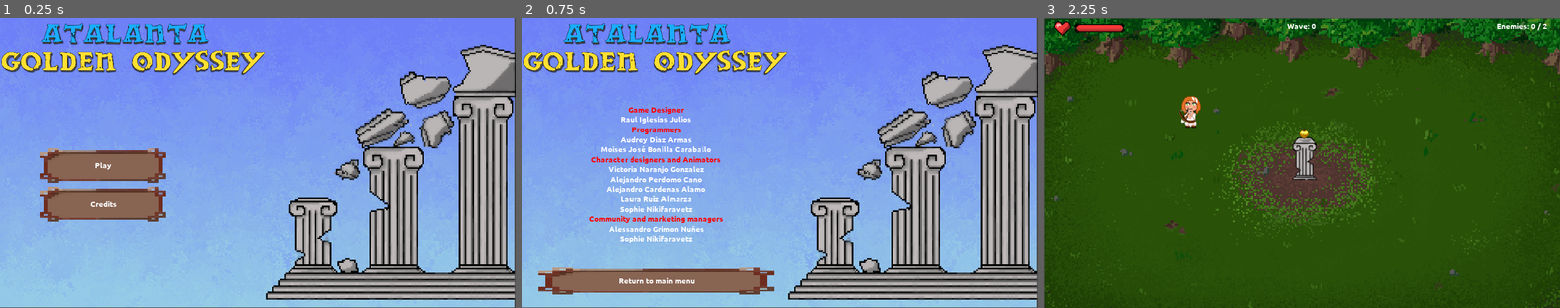
Above: before the commit, frames 1-3 (left to right).
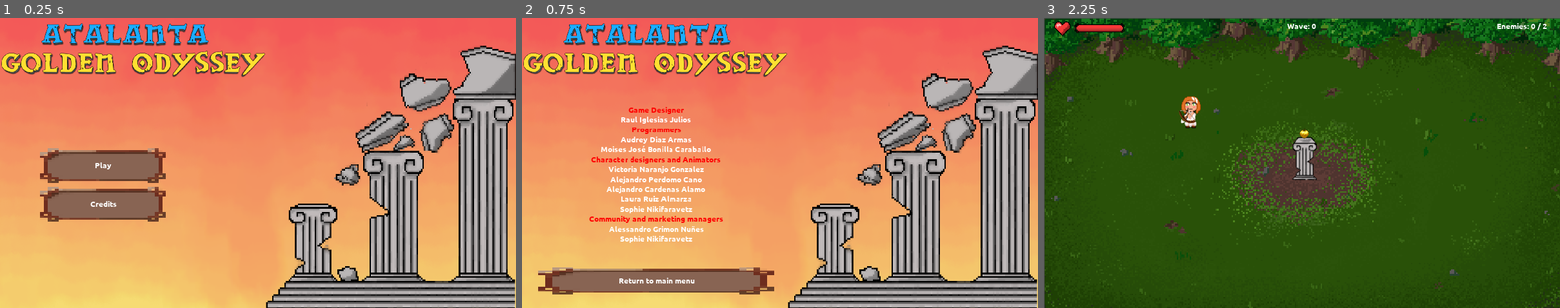
Above: after the commit, the same moments.

Repository: moisesjbc/atalanta-golden-odyssey
Game: Godot game, scene res://gui/main_menu/main_menu.tscn
Two runs of this game, one before a commit and one after it. Both use one fixed random seed, a clock stepped at 60 frames per second and the inputs below. The engine's default icon, where the game draws it, is replaced by a stand-in: a white triangle on a blue panel in a dark square.
Inputs:
- Up to frame 1 (0.25 s): no input
- Up to frame 2 (0.75 s): click "Credits" at 0.5 s
- Up to frame 3 (2.25 s): click "Return to main menu" at 1.25 s; click "Play" at 2 s

The runs differ from the first frame. In frame 1, 81% of the frame differs, in the area x 0-100%, y 0-100%; in frame 2, 81%; in frame 3, nothing differs.

Commit message:
Add new main menu background

Diff:
--- a/godot-project/gui/credits_menu/credits_menu.tscn
+++ b/godot-project/gui/credits_menu/credits_menu.tscn
@@ -1,27 +1,18 @@
-[gd_scene load_steps=7 format=2]
+[gd_scene load_steps=6 format=2]
 
-[ext_resource path="res://gui/menu_background/fondo cielo 2.png" type="Texture" id=1]
-[ext_resource path="res://gui/main_menu/pantalla inicio 2.png" type="Texture" id=2]
 [ext_resource path="res://gui/button/button.tscn" type="PackedScene" id=3]
 [ext_resource path="res://gui/main_menu/main_menu.gd" type="Script" id=4]
 [ext_resource path="res://fonts/Ubuntu-B.ttf" type="DynamicFontData" id=5]
+[ext_resource path="res://gui/menu_background/menu_background.tscn" type="PackedScene" id=6]
 
 [sub_resource type="DynamicFont" id=1]
 size = 30
 font_data = ExtResource( 5 )
 
-[node name="main_menu" type="Node2D"]
+[node name="credits_menu" type="Node2D"]
 script = ExtResource( 4 )
 
-[node name="background" type="Sprite" parent="."]
-position = Vector2( 958, 538 )
-scale = Vector2( 5.9875, 5.98889 )
-texture = ExtResource( 1 )
-
-[node name="temple" type="Sprite" parent="."]
-position = Vector2( 1350.75, 537.75 )
-scale = Vector2( 1.10795, 1.16268 )
-texture = ExtResource( 2 )
+[node name="menu_background" parent="." instance=ExtResource( 6 )]
 
 [node name="vbox_container" type="VBoxContainer" parent="."]
 margin_left = 61.0
--- a/godot-project/gui/menu_background/menu_background.tscn
+++ b/godot-project/gui/menu_background/menu_background.tscn
@@ -1,16 +1,16 @@
 [gd_scene load_steps=3 format=2]
 
-[ext_resource path="res://gui/menu_background/fondo cielo 2.png" type="Texture" id=1]
-[ext_resource path="res://gui/main_menu/pantalla inicio 2.png" type="Texture" id=2]
+[ext_resource path="res://gui/menu_background/fondo amanecer.png" type="Texture" id=1]
+[ext_resource path="res://gui/menu_background/pantalla inicio 2.png" type="Texture" id=2]
 
 [node name="menu_background" type="Node2D"]
 
 [node name="background" type="Sprite" parent="."]
-position = Vector2( 958, 538 )
-scale = Vector2( 5.9875, 5.98889 )
+position = Vector2( 976.425, 538.375 )
+scale = Vector2( 1.0361, 1.03634 )
 texture = ExtResource( 1 )
 
 [node name="temple" type="Sprite" parent="."]
-position = Vector2( 1350.75, 537.75 )
-scale = Vector2( 1.10795, 1.16268 )
+position = Vector2( 1350.75, 555.749 )
+scale = Vector2( 1.10795, 1.20185 )
 texture = ExtResource( 2 )
Binary file added: godot-project/gui/menu_background/fondo amanecer.png
Not shown, added: godot-project/gui/menu_background/fondo amanecer.png.import
Binary file added: godot-project/gui/menu_background/pantalla inicio 2.png
Not shown, added: godot-project/gui/menu_background/pantalla inicio 2.png.import
